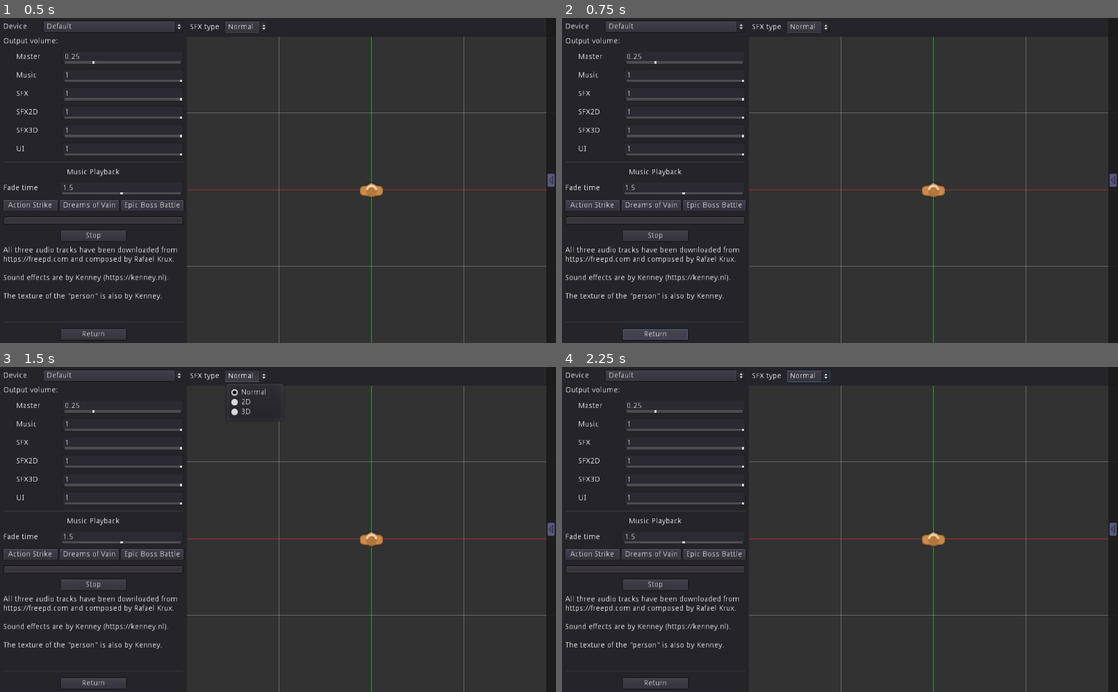
Above: before the commit, frames 1-4 (two rows, left to right).
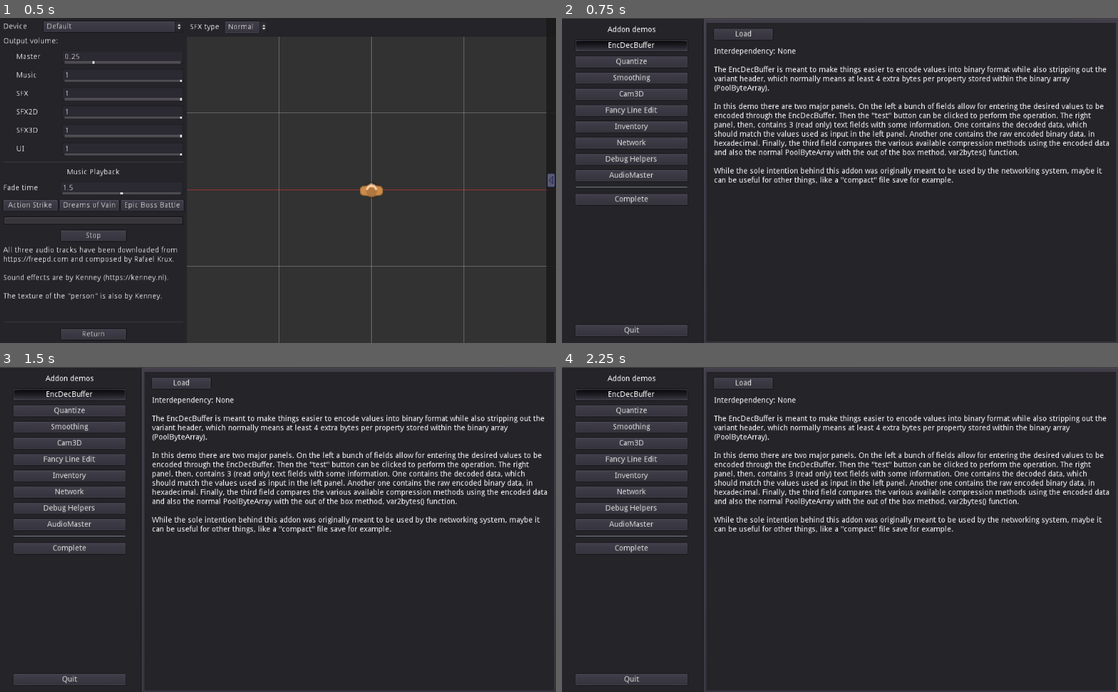
Above: after the commit, the same moments.

Repository: Kehom/GodotAddonPack
Game: Godot game, scene res://demos/audiomaster/amaster.tscn
Same seed, same stepped clock (60 frames per second), same inputs: the game is played once before the commit and once after it. This scene is started directly instead of the project's main scene. The engine's default icon, where the game draws it, is replaced by a stand-in: a white triangle on a blue panel in a dark square. Sound files missing from this copy of the repository are replaced by a short silence.
Inputs (mouse positions are in pixels of both pictures, inside the frame that each line leads up to):
- Up to frame 1 (0.5 s): no input
- Up to frame 2 (0.75 s): click "Return" at 0.5 s
- Up to frame 3 (1.5 s): click (244, 376) at 1.25 s, where only the run before the commit has a clickable "Normal"
- Up to frame 4 (2.25 s): click (806, 376) at 2 s, where only the run before the commit has a clickable "Normal"

Frame 1 is identical in both runs. In frame 2, 15% of the frame differs, in the area x 0-100%, y 0-100%; in frame 3, 15%; in frame 4, 15%.

Commit message:
(AudioMaster) Buttons to go into and out of the demo now work

Diff:
--- a/demos/audiomaster/amaster.gd
+++ b/demos/audiomaster/amaster.gd
@@ -253,6 +253,14 @@
 
 
 
+func _on_bt_return_pressed() -> void:
+	AudioMaster.stop_all(1.5)
+
+	# warning-ignore:return_value_discarded
+	get_tree().change_scene("res://main.tscn")
+
+
+
 #######################################################################################################################
 ### Overrides
 func _enter_tree() -> void:
--- a/demos/audiomaster/amaster.tscn
+++ b/demos/audiomaster/amaster.tscn
@@ -563,4 +563,5 @@
 [connection signal="mouse_entered" from="ui/pnl1/vbox/bt_stopmusic" to="." method="_on_button_mouse_over"]
 [connection signal="pressed" from="ui/pnl1/vbox/bt_stopmusic" to="." method="_on_bt_stopmusic_pressed"]
 [connection signal="mouse_entered" from="ui/pnl1/vbox/bt_return" to="." method="_on_button_mouse_over"]
+[connection signal="pressed" from="ui/pnl1/vbox/bt_return" to="." method="_on_bt_return_pressed"]
 [connection signal="timeout" from="ui/updater" to="." method="_on_updater_timeout"]
--- a/main.gd
+++ b/main.gd
@@ -182,6 +182,10 @@
 func _on_bt_dbgload_pressed() -> void:
 	open_scene("res://demos/debughelper/maindbghelper.tscn")
 
+### AudioMaster
+func _on_bt_amasterload_pressed():
+	open_scene("res://demos/audiomaster/amaster.tscn")
+
 
 func _on_bt_quit_pressed() -> void:
 	get_tree().quit()
--- a/main.tscn
+++ b/main.tscn
@@ -725,3 +725,4 @@
 [connection signal="pressed" from="mpnl/stabs/fancyle/bt_fleload" to="." method="_on_bt_fleload_pressed"]
 [connection signal="pressed" from="mpnl/stabs/dbghelper/bt_dbgload" to="." method="_on_bt_dbgload_pressed"]
 [connection signal="pressed" from="mpnl/stabs/inventory/bt_invdemoload" to="." method="_on_bt_invdemoload_pressed"]
+[connection signal="pressed" from="mpnl/stabs/audiomaster/bt_amasterload" to="." method="_on_bt_amasterload_pressed"]
